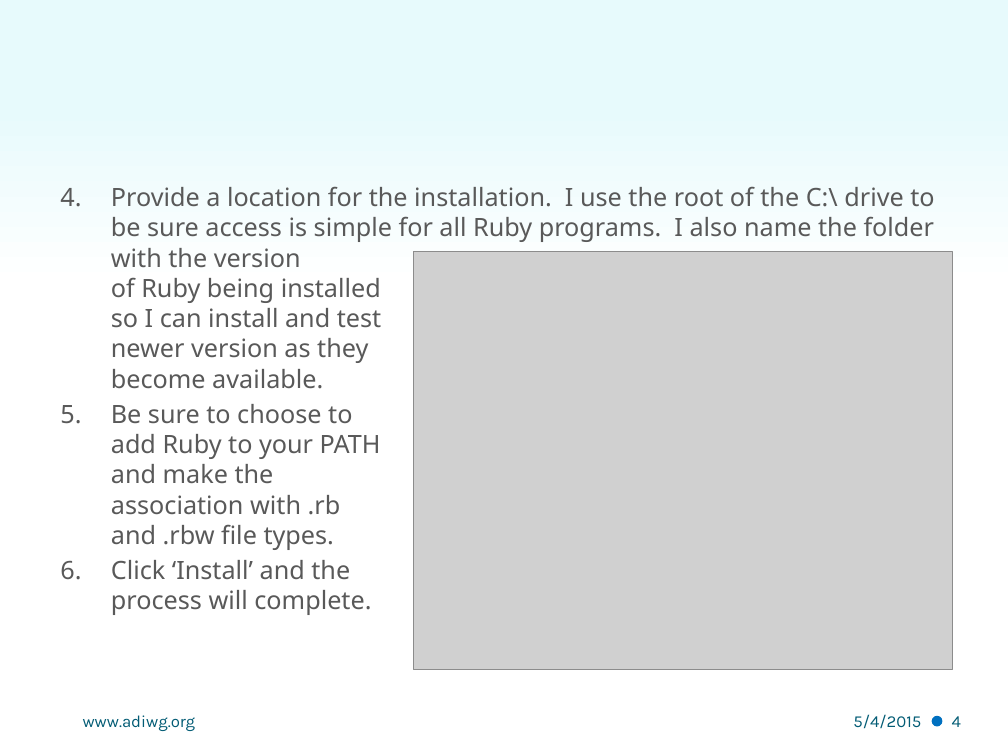
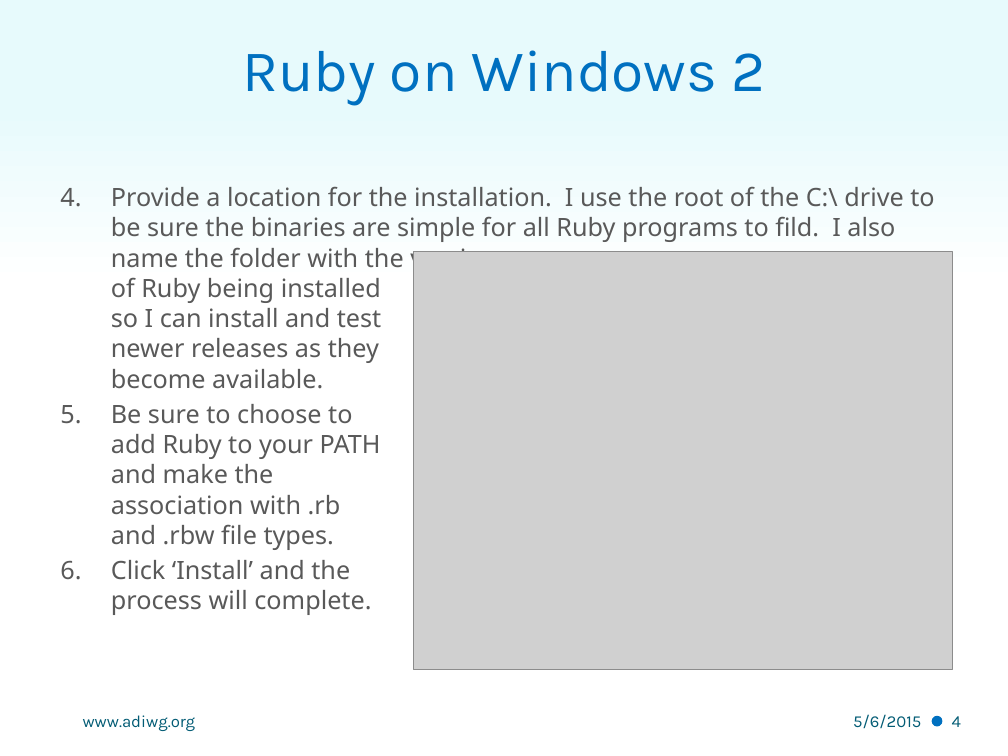
Before and after one commit to adiwg/mdWorkshop, a slide deck: slide 4 of S3 - Windows Installation.pptx. Drawn at 1008x756 pixels with LibreOffice and Linux fonts; fonts in the diff are those of the drawing; grey boxes stand for pictures; background and template pictures are left out. Boxes give left, top, right and bottom in pixels: in the first picture for what was removed or moved away, otherwise in the second. Text is boxed around its words. In the diff, an @@ line names an element or a change of style, - is before the commit and + after.

```diff
--- a/S3 - Windows Installation.pptx
+++ b/S3 - Windows Installation.pptx
@@ title added at box(242, 50, 765, 106), 42 pt, text #0070C0 @@
+Ruby on Windows 2
@@ text at box(111, 186, 934, 389): text changed @@
-4. Provide a location for the installation. I use the root of the C:\ drive to be sure access is simple for all Ruby programs. I also name the folder with the version
-   of Ruby being installed
-   so I can install and test
-   newer version as they
-   become available.
+4. Provide a location for the installation. I use the root of the C:\ drive to be sure the binaries are simple for all Ruby programs to fild. I also name the folder with the version
+   of Ruby being installed
+   so I can install and test
+   newer releases as they
+   become available.
@@ text at box(853, 714, 921, 729): text changed @@
-5/4/2015
+5/6/2015
```
Also in this commit, not shown: 24 other slides changed, 3 other files.
